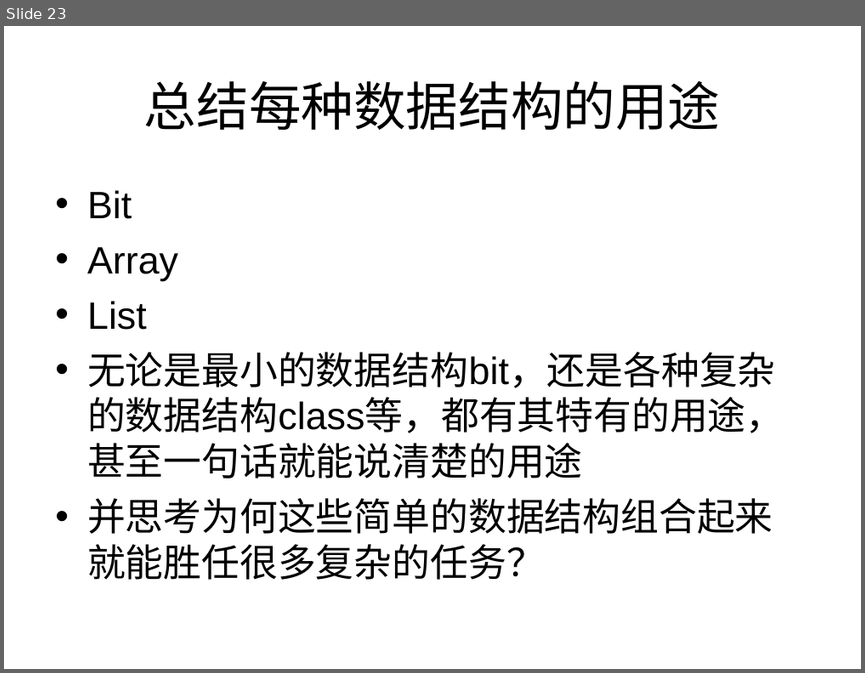
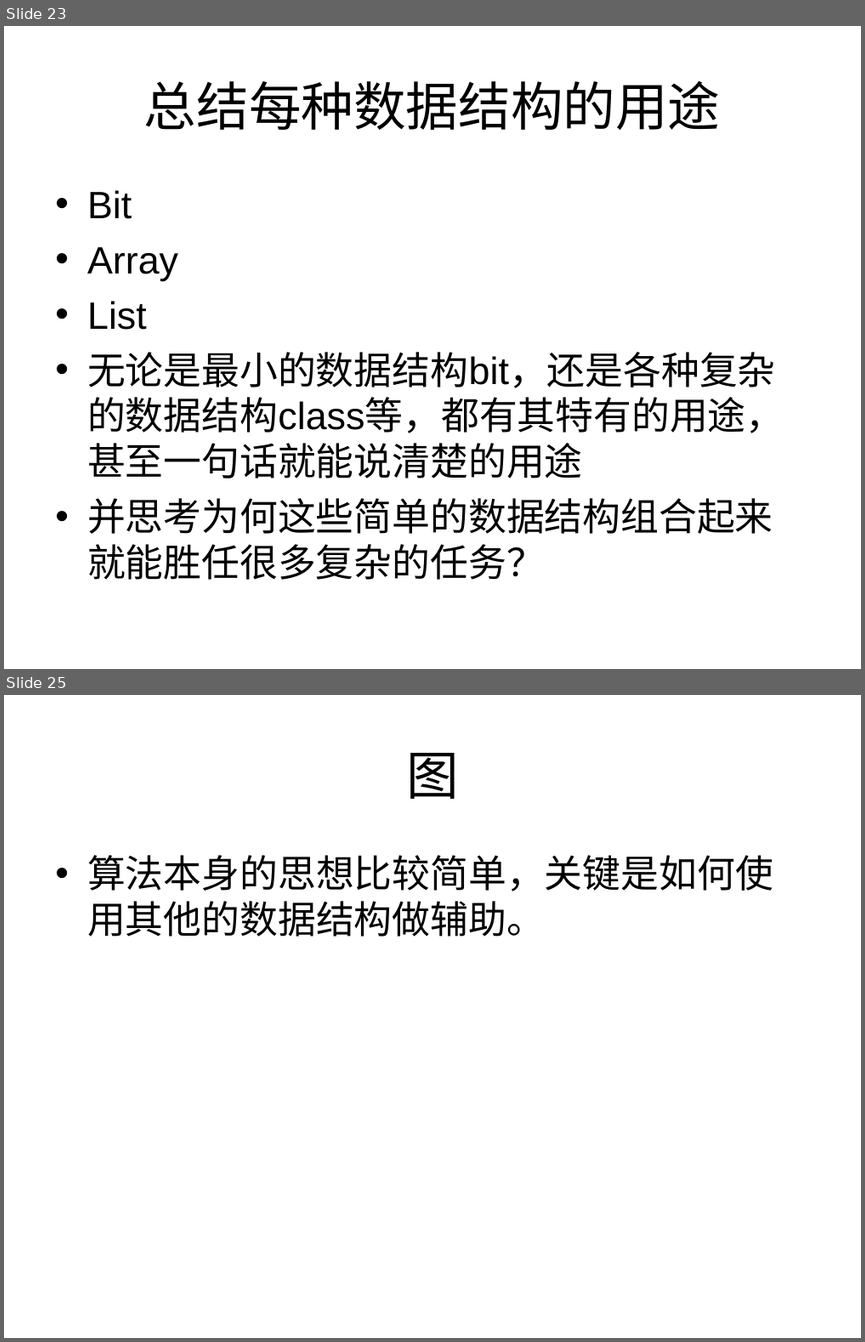
Before and after one commit to houjingbiao/leetcode, a slide deck: solutions/00conclusion.ppt. Shown one above the other, each under a label of ours: slide 23 before the commit, slides 23 and 25 after it; the slides between them are not shown. The pictures are 865x673 and 865x1342 pixels, drawn with LibreOffice and Linux fonts; fonts in the diff are those of the drawing. Boxes give left, top, right and bottom in pixels: in the first picture for what was removed or moved away, otherwise in the second. Text is boxed around its words. In the diff, an @@ line names an element or a change of style, - is before the commit and + after.

```diff
--- a/solutions/00conclusion.ppt
+++ b/solutions/00conclusion.ppt
@@ slide 25 added at (4,695,861,1338), background #FFFFFF @@
@@ title added at (406,753,459,799), 44 pt, text #000000 @@
+图
@@ text added at (87,855,773,936), 32 pt, text #000000 @@
+• 算法本身的思想比较简单，关键是如何使用其他的数据结构做辅助。
```
Also in this commit, not shown: 2 other slides added, 2 other files.
